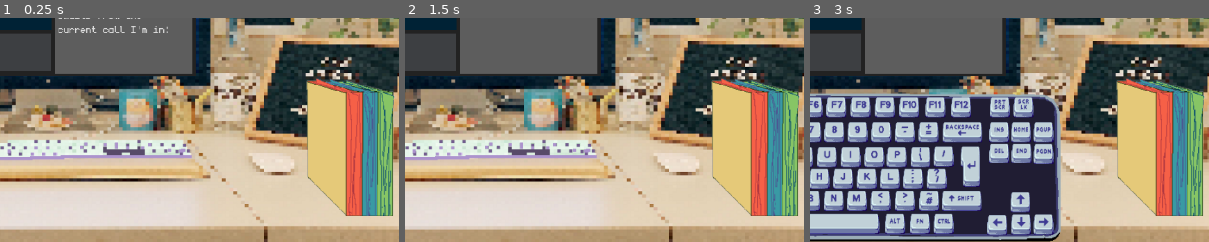
Above: before the commit, frames 1-3 (left to right).
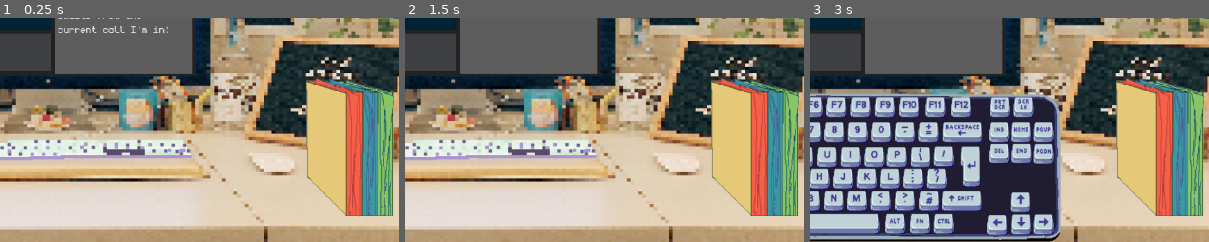
Above: after the commit, the same moments.

Repository: Omar-B-Maldonado/Cubicle-Chaos
Game: Godot game, scene res://Scenes/game.tscn
The game is run twice, just before and just after one commit, with the same random seed, the same clock (stepped at 60 frames per second) and the same inputs.
Inputs (mouse positions are % of the whole screen's width and height, from its top left):
- Up to frame 1 (0.25 s): no input
- Up to frame 2 (1.5 s): click "Send" at 0.5 s; click (57, 48) at 1.27 s; type "12" at 1.35 s
- Up to frame 3 (3 s): tap Enter at 2 s; drag from (8, 66) to (47, 46) at 2.02 s; tap Space at 2.75 s; drag from (49, 78) to (8, 66) at 2.77 s
The pictures show only the part of the screen within x 42-91%, y 49-99%; the shares and areas given below are measured in that part.

The runs differ from the first frame. In frame 1, 0.5% of the frame differs, in the area x 76-98%, y 27-89%; in frame 2, 0.5%; in frame 3, 0.5%.

Commit message:
Finalize coworker tweaks + documents

Diff:
--- a/project/Scenes/coworkers.tscn
+++ b/project/Scenes/coworkers.tscn
@@ -5,7 +5,7 @@
 [node name="Coworkers" type="Node2D"]
 
 [node name="SpawnArea1" type="Node2D" parent="." node_paths=PackedStringArray("spawnTimer")]
-position = Vector2(-101, 0)
+position = Vector2(-130, 0)
 script = ExtResource("1_oh2hj")
 spawnTimer = NodePath("SpawnWorkerTimer")
 
@@ -14,7 +14,6 @@
 one_shot = true
 
 [node name="SpawnArea2" type="Node2D" parent="." node_paths=PackedStringArray("spawnTimer")]
-position = Vector2(-1, 0)
 script = ExtResource("1_oh2hj")
 spawnTimer = NodePath("SpawnWorkerTimer")
 
@@ -23,7 +22,7 @@
 one_shot = true
 
 [node name="SpawnArea3" type="Node2D" parent="." node_paths=PackedStringArray("spawnTimer")]
-position = Vector2(99, 0)
+position = Vector2(130, 0)
 script = ExtResource("1_oh2hj")
 spawnTimer = NodePath("SpawnWorkerTimer")
 
--- a/project/Scenes/document.tscn
+++ b/project/Scenes/document.tscn
@@ -1,14 +1,25 @@
-[gd_scene load_steps=8 format=3 uid="uid://dk4dyy4qpy0wr"]
+[gd_scene load_steps=13 format=3 uid="uid://dk4dyy4qpy0wr"]
 
 [ext_resource type="Texture2D" uid="uid://dh13xn0m6tc35" path="res://Images/paper folder.png" id="1_hv7gf"]
 [ext_resource type="Script" path="res://Scripts/document.gd" id="1_o2otn"]
-[ext_resource type="Texture2D" uid="uid://cqai77janou7g" path="res://Images/document-sprite.png" id="2_ydbeo"]
+[ext_resource type="Texture2D" uid="uid://bc4qg5ew1ydpq" path="res://Images/Red Paper.png" id="3_hykq2"]
+[ext_resource type="Texture2D" uid="uid://5068qp5wpose" path="res://Images/Blue Paper.png" id="4_46387"]
+[ext_resource type="Texture2D" uid="uid://2q4kywmgja2n" path="res://Images/Green Paper.png" id="5_ait41"]
+
+[sub_resource type="RectangleShape2D" id="RectangleShape2D_2jels"]
+size = Vector2(84, 93)
 
 [sub_resource type="RectangleShape2D" id="RectangleShape2D_x7tjf"]
 size = Vector2(26, 196.656)
 
+[sub_resource type="RectangleShape2D" id="RectangleShape2D_vvj1n"]
+size = Vector2(86, 92)
+
 [sub_resource type="RectangleShape2D" id="RectangleShape2D_63dax"]
 size = Vector2(23.0391, 196.656)
+
+[sub_resource type="RectangleShape2D" id="RectangleShape2D_20j62"]
+size = Vector2(86, 93.5)
 
 [sub_resource type="RectangleShape2D" id="RectangleShape2D_y8q3g"]
 size = Vector2(26.5195, 196.328)
@@ -22,12 +33,13 @@
 
 [node name="PaperFolder" type="Sprite2D" parent="."]
 texture_filter = 1
+scale = Vector2(1.00382, 1.00022)
 texture = ExtResource("1_hv7gf")
 
 [node name="LetterBin" type="Area2D" parent="." node_paths=PackedStringArray("documentNode", "glow")]
 z_index = 4
 script = ExtResource("1_o2otn")
-documentNode = NodePath("LetterBinShape")
+documentNode = NodePath("LetterShape")
 typeofDocument = 2
 glow = NodePath("ColorRect")
 
@@ -41,19 +53,30 @@
 color = Color(0.960784, 0.588235, 0.333333, 0.027451)
 metadata/_edit_use_anchors_ = true
 
+[node name="LetterShape" type="CollisionShape2D" parent="LetterBin"]
+visible = false
+position = Vector2(-130, -41)
+shape = SubResource("RectangleShape2D_2jels")
+disabled = true
+
+[node name="Document-sprite" type="Sprite2D" parent="LetterBin/LetterShape"]
+z_index = 5
+texture_filter = 1
+position = Vector2(-1, 0.500001)
+scale = Vector2(3.75, 3.75)
+texture = ExtResource("3_hykq2")
+metadata/_edit_lock_ = true
+
 [node name="LetterBinShape" type="CollisionShape2D" parent="LetterBin"]
 visible = false
 position = Vector2(6, 12)
 shape = SubResource("RectangleShape2D_x7tjf")
-
-[node name="Document-sprite" type="Sprite2D" parent="LetterBin/LetterBinShape"]
-position = Vector2(-1, 2)
-texture = ExtResource("2_ydbeo")
+metadata/_edit_lock_ = true
 
 [node name="ReportBin" type="Area2D" parent="." node_paths=PackedStringArray("documentNode", "glow")]
 z_index = 4
 script = ExtResource("1_o2otn")
-documentNode = NodePath("ReportBinShape")
+documentNode = NodePath("ReportShape")
 typeofDocument = 1
 glow = NodePath("ColorRect2")
 
@@ -67,18 +90,29 @@
 color = Color(0, 0, 6.68235, 0.027451)
 metadata/_edit_use_anchors_ = true
 
+[node name="ReportShape" type="CollisionShape2D" parent="ReportBin"]
+visible = false
+position = Vector2(-128, 50)
+shape = SubResource("RectangleShape2D_vvj1n")
+disabled = true
+
+[node name="Document-sprite" type="Sprite2D" parent="ReportBin/ReportShape"]
+z_index = 5
+texture_filter = 1
+scale = Vector2(3.75, 3.75)
+texture = ExtResource("4_46387")
+metadata/_edit_lock_ = true
+
 [node name="ReportBinShape" type="CollisionShape2D" parent="ReportBin"]
 visible = false
 position = Vector2(32, 12)
 shape = SubResource("RectangleShape2D_63dax")
-
-[node name="Document-sprite" type="Sprite2D" parent="ReportBin/ReportBinShape"]
-texture = ExtResource("2_ydbeo")
+metadata/_edit_lock_ = true
 
 [node name="ContractBin" type="Area2D" parent="." node_paths=PackedStringArray("documentNode", "glow")]
 z_index = 4
 script = ExtResource("1_o2otn")
-documentNode = NodePath("ContractBinShape")
+documentNode = NodePath("ContractShape")
 glow = NodePath("ColorRect3")
 
 [node name="ColorRect3" type="ColorRect" parent="ContractBin"]
@@ -91,13 +125,25 @@
 color = Color(1, 1, 1, 0.027451)
 metadata/_edit_use_anchors_ = true
 
+[node name="ContractShape" type="CollisionShape2D" parent="ContractBin"]
+visible = false
+position = Vector2(-173, 102)
+shape = SubResource("RectangleShape2D_20j62")
+disabled = true
+
+[node name="Document-sprite" type="Sprite2D" parent="ContractBin/ContractShape"]
+z_index = 5
+texture_filter = 1
+position = Vector2(0, 0.250004)
+scale = Vector2(3.75, 3.75)
+texture = ExtResource("5_ait41")
+metadata/_edit_lock_ = true
+
 [node name="ContractBinShape" type="CollisionShape2D" parent="ContractBin"]
 visible = false
 position = Vector2(59, 12)
 shape = SubResource("RectangleShape2D_y8q3g")
-
-[node name="Document-sprite" type="Sprite2D" parent="ContractBin/ContractBinShape"]
-texture = ExtResource("2_ydbeo")
+metadata/_edit_lock_ = true
 
 [node name="WorldEnvironment" type="WorldEnvironment" parent="."]
 environment = SubResource("Environment_dmj5e")
--- a/project/Scenes/worker.tscn
+++ b/project/Scenes/worker.tscn
@@ -2,33 +2,53 @@
 
 [ext_resource type="Script" path="res://Scripts/worker.gd" id="1_wd0fc"]
 [ext_resource type="Texture2D" uid="uid://ly304660g6y8" path="res://Images/pixellated_office_worker.png" id="2_xcqnq"]
-[ext_resource type="Texture2D" uid="uid://bc4qg5ew1ydpq" path="res://Assets/RetroWindowsGUI/Red Paper.png" id="3_m1wxi"]
+[ext_resource type="FontFile" uid="uid://0wnspmv7qpwf" path="res://Fonts/monogram-extended.ttf" id="3_c8jsb"]
 
 [sub_resource type="RectangleShape2D" id="RectangleShape2D_embjc"]
-size = Vector2(60.25, 115)
+size = Vector2(36, 53.9773)
 
-[node name="Worker" type="Node2D" node_paths=PackedStringArray("workerSprite", "workerText")]
+[node name="Worker" type="Node2D" node_paths=PackedStringArray("workerSprite", "labelDocument")]
 z_index = -2
 z_as_relative = false
+scale = Vector2(2.2, 2.2)
 script = ExtResource("1_wd0fc")
-workerSprite = NodePath("WorkerArea/WorkerShape/WorkerSprite")
-workerText = NodePath("WorkerArea/Label")
+workerSprite = NodePath("WorkerArea/WorkerSprite")
+labelDocument = NodePath("WorkerArea/LabelDocument")
 
 [node name="WorkerArea" type="Area2D" parent="."]
 
-[node name="WorkerShape" type="CollisionShape2D" parent="WorkerArea"]
-shape = SubResource("RectangleShape2D_embjc")
-
-[node name="WorkerSprite" type="Sprite2D" parent="WorkerArea/WorkerShape"]
+[node name="WorkerSprite" type="Sprite2D" parent="WorkerArea"]
 scale = Vector2(0.149071, 0.149071)
 texture = ExtResource("2_xcqnq")
 
-[node name="Label" type="Label" parent="WorkerArea"]
-offset_left = -74.0
-offset_top = -86.0
-offset_right = -8.0
-offset_bottom = -63.0
+[node name="WorkerShape" type="CollisionShape2D" parent="WorkerArea"]
+position = Vector2(-0.454545, -26.9886)
+shape = SubResource("RectangleShape2D_embjc")
+
+[node name="LabelRequest" type="Label" parent="WorkerArea"]
+texture_filter = 1
+offset_left = -28.6364
+offset_top = -69.5454
+offset_right = 37.3636
+offset_bottom = -46.5454
+theme_override_colors/font_shadow_color = Color(0, 0, 0, 1)
+theme_override_constants/shadow_offset_y = 1
+theme_override_constants/shadow_outline_size = 1
+theme_override_fonts/font = ExtResource("3_c8jsb")
 text = "I need a "
+horizontal_alignment = 1
+metadata/_edit_use_anchors_ = true
+
+[node name="LabelDocument" type="Label" parent="WorkerArea"]
+texture_filter = 1
+offset_left = -32.7273
+offset_top = -57.7273
+offset_right = 33.2727
+offset_bottom = -34.7273
+theme_override_colors/font_shadow_color = Color(0, 0, 0, 1)
+theme_override_constants/shadow_offset_y = 1
+theme_override_constants/shadow_outline_size = 1
+theme_override_fonts/font = ExtResource("3_c8jsb")
 horizontal_alignment = 1
 metadata/_edit_use_anchors_ = true
 
@@ -36,11 +56,5 @@
 wait_time = 5.0
 autostart = true
 
-[node name="RedPaper" type="Sprite2D" parent="."]
-texture_filter = 1
-position = Vector2(88, 27)
-scale = Vector2(1.61579, 1.61579)
-texture = ExtResource("3_m1wxi")
-
 [connection signal="area_entered" from="WorkerArea" to="." method="_on_worker_area_area_entered"]
 [connection signal="timeout" from="WorkerArea/WorkerTimer" to="." method="_on_worker_timer_timeout"]
--- a/project/Scripts/document.gd
+++ b/project/Scripts/document.gd
@@ -35,12 +35,14 @@
 	if event is InputEventMouseButton and event.button_index == 1:
 		if isAreaActive == true and event.is_pressed():
 			documentNode.visible = true
+			documentNode.disabled = false
 			isDragging = true
 			print("LMB clicked")
 		elif event.is_released():
 			isDragging = false
 			documentNode.position = originalPosition
 			documentNode.visible = false
+			documentNode.disabled = true
 			print("LMB Released")
 
 
--- a/project/Scripts/spawnWorkers.gd
+++ b/project/Scripts/spawnWorkers.gd
@@ -3,7 +3,7 @@
 @export var spawnTimer: Timer
 
 func _ready():
-	_randomize_time(4, 10)
+	_randomize_time(5, 20)
 
 func _spawn_worker():
 	var workerNode = preload("res://Scenes/worker.tscn")
@@ -20,4 +20,4 @@
 	_spawn_worker()
 
 func _on_child_exiting_tree(node):
-	_randomize_time(0, 3)
+	_randomize_time(10, 20)
--- a/project/Scripts/worker.gd
+++ b/project/Scripts/worker.gd
@@ -3,25 +3,39 @@
 var typeofDocument: DocumentArea.Document
 @onready var game_manager         = GameManager
 @export var workerSprite: Sprite2D
-@export var workerText: Label
+@export var labelDocument: Label
 # Called when the node enters the scene tree for the first time.
 func _ready():
 	var randomNum = randf_range(0, DocumentArea.Document.size())
 	typeofDocument = randomNum
 
-	workerText.text += "" + DocumentArea.Document.keys()[typeofDocument]
+	_assign_label_color()
+	labelDocument.text += "" + DocumentArea.Document.keys()[typeofDocument]
 # Called every frame. 'delta' is the elapsed time since the previous frame.
 func _on_worker_timer_timeout():
 	self.queue_free()
 
 func _on_worker_area_area_entered(area):
+	var doc = area as DocumentArea
+
 	if area is DocumentArea and area.typeofDocument == typeofDocument:
-		var doc = area as DocumentArea
 		doc.documentNode.visible = false
+		doc.documentNode.disabled = true
 		game_manager.add_points(1)
 		self.queue_free()
+
 		print("Right")
 	else:
+		doc.documentNode.visible = false
+		doc.documentNode.disabled = true
 		workerSprite.modulate = Color.RED
-		workerText.text = "NO! I SAID a " + DocumentArea.Document.keys()[typeofDocument]
 		print("Wrong")
+
+func _assign_label_color():
+	match typeofDocument:
+		DocumentArea.Document.LETTER:
+			labelDocument.modulate = Color.RED
+		DocumentArea.Document.REPORT:
+			labelDocument.modulate = Color.BLUE
+		DocumentArea.Document.CONTRACT:
+			labelDocument.modulate = Color.GREEN
Binary file removed: project/Assets/RetroWindowsGUI/Red Paper.png
Binary file added: project/Images/Blue Paper.png
Not shown, changed: project/Images/Blue Paper.png.import
Binary file added: project/Images/Green Paper.png
Not shown, added: project/Images/Green Paper.png.import
Binary file added: project/Images/Red Paper.png
Not shown, added: project/Images/Red Paper.png.import
Not shown: 1 places in project/Scenes/game.tscn that only renumber resources
